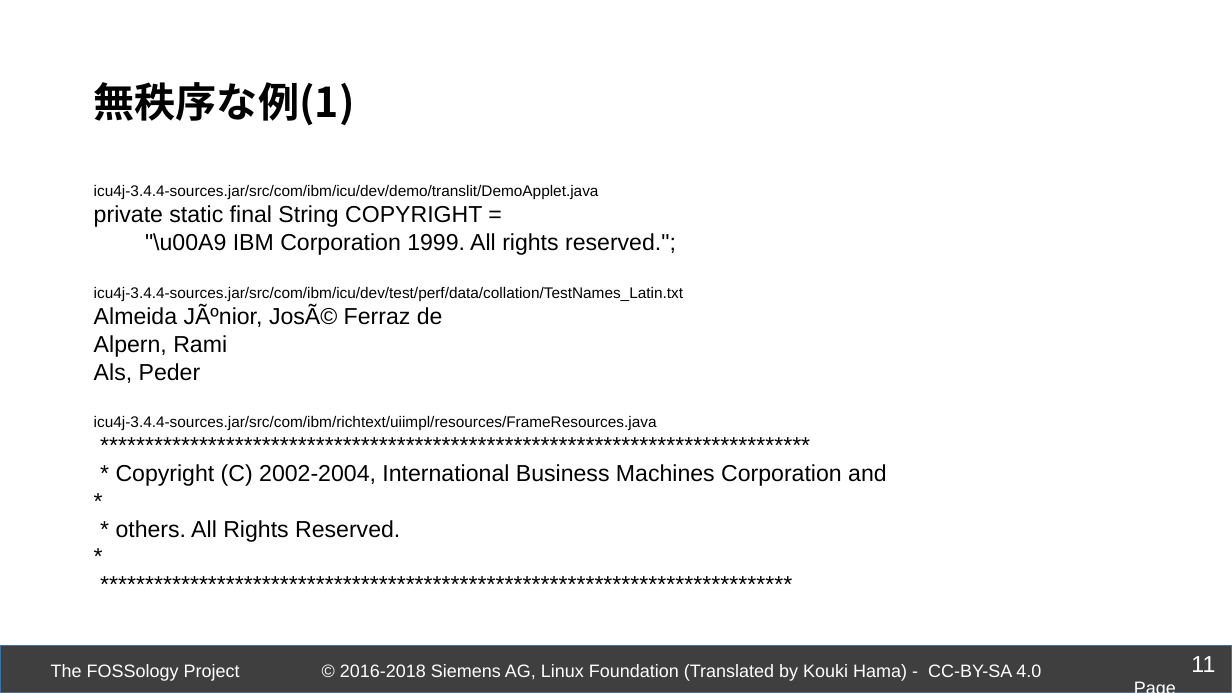
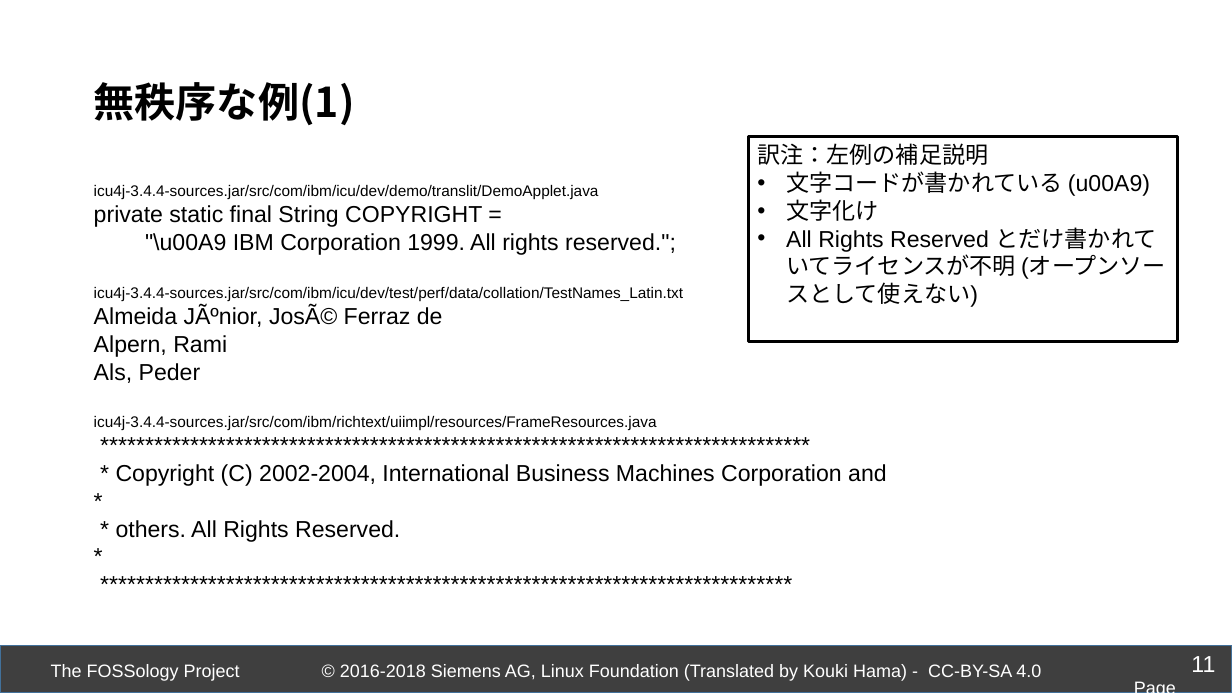
Before and after one commit to fossology/FOSSologySlides, a slide deck: slide 11 of Module-A-JPN-Motivation.pptx. Drawn at 1232x693 pixels with LibreOffice and Linux fonts; fonts in the diff are those of the drawing; background and template pictures are left out. Boxes give left, top, right and bottom in pixels: in the first picture for what was removed or moved away, otherwise in the second. Text is boxed around its words. In the diff, an @@ line names an element or a change of style, - is before the commit and + after.

```diff
--- a/Module-A-JPN-Motivation.pptx
+++ b/Module-A-JPN-Motivation.pptx
@@ rectangle added at bbox=[749, 137, 1177, 342], fill #FFFFFF, outline #000000 2 pt, 18 pt, text #000000 @@
+訳注：左例の補足説明
+• 文字コードが書かれている (u00A9)
+• 文字化け
+• All Rights Reserved とだけ書かれていてライセンスが不明 (オープンソースとして使えない)
```
Also in this commit, not shown: 7 other slides changed.
